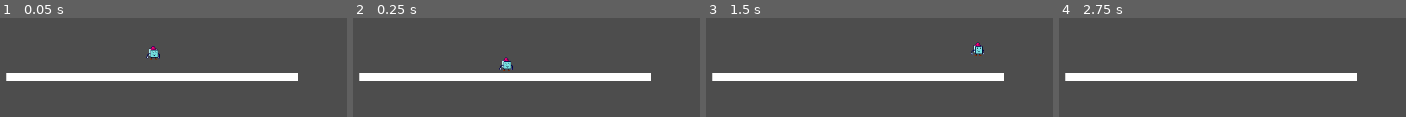
Above: before the commit, frames 1-4 (left to right).
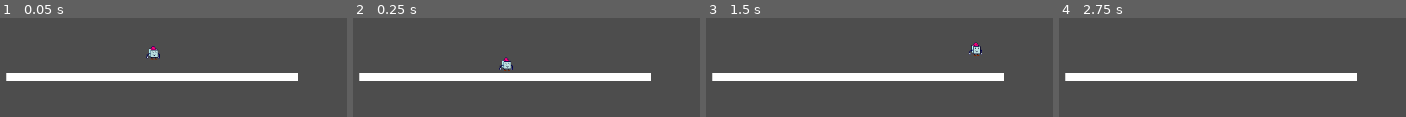
Above: after the commit, the same moments.

Repository: Doomn00b/Kewb
Game: Godot game, scene res://scenes/KewbTest1.tscn
The game is run twice, just before and just after one commit, with the same random seed, the same clock (stepped at 60 frames per second) and the same inputs.
Inputs (mouse positions are in pixels of both pictures, inside the frame that each line leads up to):
- Up to frame 1 (0.05 s): no input
- Up to frame 2 (0.25 s): no input
- Up to frame 3 (1.5 s): tap Enter (ui_accept) at 0.5, 1.25 s; move the mouse to (outside the picture) at 0.52 s; hold X (charge) 0.53-1.28 s; hold Right (move_forward) from 0.53 s (still down); click (outside the picture) at 0.6 s; tap Space (jump) at 0.77, 1.07 s; move the mouse to (outside the picture) at 1.27 s; tap X (charge) at 1.35 s
- Up to frame 4 (2.75 s): tap Space (jump) at 1.52, 1.55, 1.82, 2.1 s; move the mouse to (outside the picture) at 2.02 s; release Right (move_forward) at 2.03 s; hold Left (move_back) from 2.03 s (still down); click (outside the picture) at 2.3 s

The runs differ from the first frame. In frame 1, 0.2% of the frame differs, in the area x 43-46%, y 29-43%; in frame 2, 0.2%; in frame 3, 0.4%, in the area x 75-81%, y 24-39%; in frame 4, nothing differs.

Commit message:
CODE: Moved some functions from physics to regular process. (input) GRAPHICS: Did some rudimentary animations that cannot yet be triggered.

Diff:
--- a/characters/Player/player.gd
+++ b/characters/Player/player.gd
@@ -1,10 +1,15 @@
+#BEST PRACTICES:
+#Get input in _process and save results to member variables.
+#→Detects input every frame for smooth controls.
+
+
 class_name Player
 extends CharacterBody2D
 
 @export var fist_tscn: PackedScene #We make sure that the editor knows the fist-scene/prefab is a scene/prefab.
 
-const SPEED = 300.0
-const JUMP_VELOCITY = -400.0
+const SPEED: int = 300
+const JUMP_VELOCITY: int = -400
 
 var move_dir : Vector2
 #var player_pos : Transform2D
@@ -24,13 +29,28 @@
 }
 var current_state = MovementState.IDLE #We make a new var to describe the basic state...Idle.
 
+func _process(_delta: float) -> void: #Happens on every frame.
+	#Below, we create a variable that determines the direction of the player, based on the
+	#input from our movement-actions.
+	move_dir = Input.get_vector("move_back", "move_forward", "move_up", "move_down")
 
+	if Input.is_action_pressed("charge"):
+		print_debug("player is holding charge")
+		#If we're holding charge while walking, and not running, then...
+		if MovementState.WALKING and not MovementState.RUNNING:
+			current_state = MovementState.RUNNING #...we start running.
+		elif Input.is_action_just_pressed("attack"):
+			pass #Replace with power-punch!
+
+	# pseudocode - Player presses punch -> do punching-fist. (animation? Spawn arm?)
+	if Input.is_action_just_pressed("attack"): #If the player presses the shoot-action, then...
+		print_debug("Player attacked!")
+
+	#Visual processing, stuff like animation updates.
+	update_animation()
 
 #Physics Process Delta is a fixed Update, happens 60/1.
 func _physics_process(delta: float) -> void: #I picked physics, since this is movement.
-
-	#ASK TOM ABOUT THIS!
-	#player_pos = self.Transform2D #We create a new variable based on this objects Transform2D.
 
 	#--Guard-clause, if we're not supposed to move, then we can't use the controls.
 	if move_locked: #If the move_locked bool has become true (i.e we're in a locked state)...
@@ -43,21 +63,11 @@
 	# Player presses jump -> Kewb jumps.
 	if Input.is_action_just_pressed("jump") and is_on_floor():
 		velocity.y = JUMP_VELOCITY
-		is_grounded = false #We make sure to say the player isn't grounded.
+		unground_player() #We make sure to say the player isn't grounded.
 		print_debug("Player jumped")
 
-	if Input.is_action_pressed("charge"):
-		print_debug("player is holding charge")
 
-
-	# pseudocode - Player presses punch -> do punching-fist. (animation? Spawn arm?)
-	if Input.is_action_just_pressed("attack"): #If the player presses the shoot-action, then...
-		print_debug("Player attacked!")
-
-	#Below, we create a variable that determines the direction of the player, based on the
-	#input from our movement-actions.
 	# Get the input direction and handle the movement/deceleration.
-	move_dir = Input.get_vector("move_back", "move_forward", "move_up", "move_down")
 	if move_dir :
 		#velocity = move_dir * SPEED
 		velocity.x = move_dir.x * SPEED
@@ -68,11 +78,9 @@
 		velocity.x = move_toward(velocity.x, 0, SPEED)
 		#velocity.y = move_toward(velocity.y, 0, SPEED)
 
-	_apply_movement() #We run the movement-state switch.
+	apply_movement() #We run the movement-state switch.
 	move_and_slide()
 
-func _process(_delta: float) -> void: #Happens on every frame.
-	pass
 
 #These functions are called to turn on and off movement.
 func lock_movement():
@@ -82,6 +90,13 @@
 	move_locked = false #Turn on movement.
 	print_debug("Turned ON movement.")
 
+func ground_player():
+	is_grounded = true
+
+func unground_player():
+	is_grounded = false
+
+
 func _apply_gravity(delta : float):
 	if not is_on_floor() : #Do I need MORE in the condition?
 		var gravity = get_gravity()
@@ -89,12 +104,10 @@
 		velocity.y += gravity.y * delta
 		#velocity.x += gravity.x * delta
 
-		#print_debug("Applying gravity.")
-
 	else: #Otherwise, we...
 		return #...don't do anything. (no gravity-application)
 
-func _apply_movement(): #Let's do a switch, aka a match, instead of 10k if-statements.
+func apply_movement(): #Let's do a switch, aka a match, instead of 10k if-statements.
 	match MovementState :
 		MovementState.IDLE: #This would be a "case" in Unity.
 			pass
@@ -107,6 +120,8 @@
 		MovementState.UNDERWATER:
 			pass
 
+func update_animation(): #This is where we change which anim we're in.
+	pass
 
 #The below is for killing the player.
 func _on_area_entered(_enemyArea: Area2D) -> void: #If something tagged _enemyArea enters the plater-ships collider, then..
--- a/characters/Player/player.tscn
+++ b/characters/Player/player.tscn
@@ -1,17 +1,84 @@
-[gd_scene load_steps=4 format=3 uid="uid://ck072mpnnrudx"]
+[gd_scene load_steps=9 format=3 uid="uid://ck072mpnnrudx"]
 
 [ext_resource type="Script" uid="uid://cuud1isgaumx" path="res://characters/Player/player.gd" id="1_vb825"]
-[ext_resource type="Texture2D" uid="uid://bl6ohy5ajilrb" path="res://characters/Player/kewb_sprite.png" id="2_8gp0o"]
+[ext_resource type="Texture2D" uid="uid://gwdoe46w1uw0" path="res://characters/Player/kewb_godot-Sheet.png" id="2_8gp0o"]
 
 [sub_resource type="RectangleShape2D" id="RectangleShape2D_j7dd2"]
 size = Vector2(10.38961, 14.545391)
 
+[sub_resource type="Animation" id="Animation_j7dd2"]
+length = 0.001
+tracks/0/type = "value"
+tracks/0/imported = false
+tracks/0/enabled = true
+tracks/0/path = NodePath("PlayerSprite2D:frame")
+tracks/0/interp = 1
+tracks/0/loop_wrap = true
+tracks/0/keys = {
+"times": PackedFloat32Array(0),
+"transitions": PackedFloat32Array(1),
+"update": 1,
+"values": [1]
+}
+
+[sub_resource type="Animation" id="Animation_8gp0o"]
+resource_name = "player_idle"
+loop_mode = 1
+tracks/0/type = "value"
+tracks/0/imported = false
+tracks/0/enabled = true
+tracks/0/path = NodePath("PlayerSprite2D:frame")
+tracks/0/interp = 1
+tracks/0/loop_wrap = true
+tracks/0/keys = {
+"times": PackedFloat32Array(0.03333333, 0.46666667),
+"transitions": PackedFloat32Array(1, 1),
+"update": 1,
+"values": [0, 1]
+}
+
+[sub_resource type="Animation" id="Animation_yrol7"]
+resource_name = "player_walk"
+loop_mode = 1
+tracks/0/type = "value"
+tracks/0/imported = false
+tracks/0/enabled = true
+tracks/0/path = NodePath("PlayerSprite2D:frame")
+tracks/0/interp = 1
+tracks/0/loop_wrap = true
+tracks/0/keys = {
+"times": PackedFloat32Array(0, 0.43333334),
+"transitions": PackedFloat32Array(1, 1),
+"update": 1,
+"values": [2, 3]
+}
+
+[sub_resource type="Animation" id="Animation_b405y"]
+resource_name = "player_dead"
+tracks/0/type = "value"
+tracks/0/imported = false
+tracks/0/enabled = true
+tracks/0/path = NodePath("PlayerSprite2D:frame")
+tracks/0/interp = 1
+tracks/0/loop_wrap = true
+tracks/0/keys = {
+"times": PackedFloat32Array(0),
+"transitions": PackedFloat32Array(1),
+"update": 1,
+"values": [4]
+}
+
+[sub_resource type="AnimationLibrary" id="AnimationLibrary_j7dd2"]
+_data = {
+&"RESET": SubResource("Animation_j7dd2"),
+&"player_dead": SubResource("Animation_b405y"),
+&"player_idle": SubResource("Animation_8gp0o"),
+&"player_walk": SubResource("Animation_yrol7")
+}
+
 [node name="Player" type="CharacterBody2D" groups=["playerGroup"]]
 script = ExtResource("1_vb825")
 metadata/_edit_group_ = true
-
-[node name="KewbGraphic" type="Sprite2D" parent="."]
-texture = ExtResource("2_8gp0o")
 
 [node name="CollisionShape2D" type="CollisionShape2D" parent="."]
 modulate = Color(0.9831343, 0.25027704, 0.99999994, 1)
@@ -19,3 +86,13 @@
 position = Vector2(3.5762787e-07, 7.1525574e-07)
 scale = Vector2(3.08, 2.2000098)
 shape = SubResource("RectangleShape2D_j7dd2")
+
+[node name="PlayerSprite2D" type="Sprite2D" parent="."]
+texture = ExtResource("2_8gp0o")
+hframes = 5
+frame = 1
+
+[node name="AnimationPlayer" type="AnimationPlayer" parent="."]
+libraries = {
+&"": SubResource("AnimationLibrary_j7dd2")
+}
--- a/enemy_spawner.gd
+++ b/enemy_spawner.gd
@@ -4,7 +4,6 @@
 
 #Pseudo-code: Spawn new enemy every 1 second.
 func spawn_enemy_ship(): #Our custom-function to spawn ships.
-	print("Enemy ship spawned!")
 	var new_enemy = enemy_tscn.instantiate() #We make a new variable out of the enemy-scene/prefab.
 	add_sibling(new_enemy) #We make a new child of the main node. (but not out of the spawner-node)
 
@@ -14,3 +13,4 @@
 	var rand_x = randi_range(10, viewport_width)
 	new_enemy.position.x = rand_x
 	new_enemy.position.y = -50
+	print_debug("Enemy ship spawned!")
Binary file added: characters/Player/kewb_godot-Sheet.png
Not shown, added: characters/Player/kewb_godot-Sheet.png.import
Binary file added: characters/Player/kewb_godot.aseprite
Binary file changed: characters/Player/kewb_unity-test.aseprite
